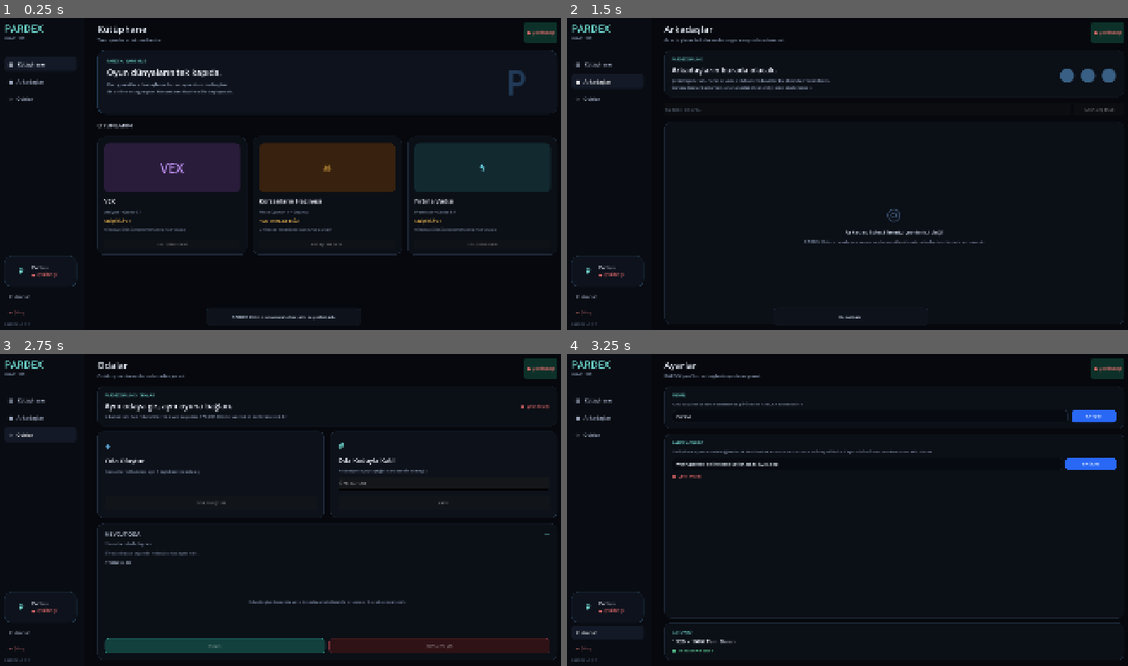
Above: before the commit, frames 1-4 (two rows, left to right).
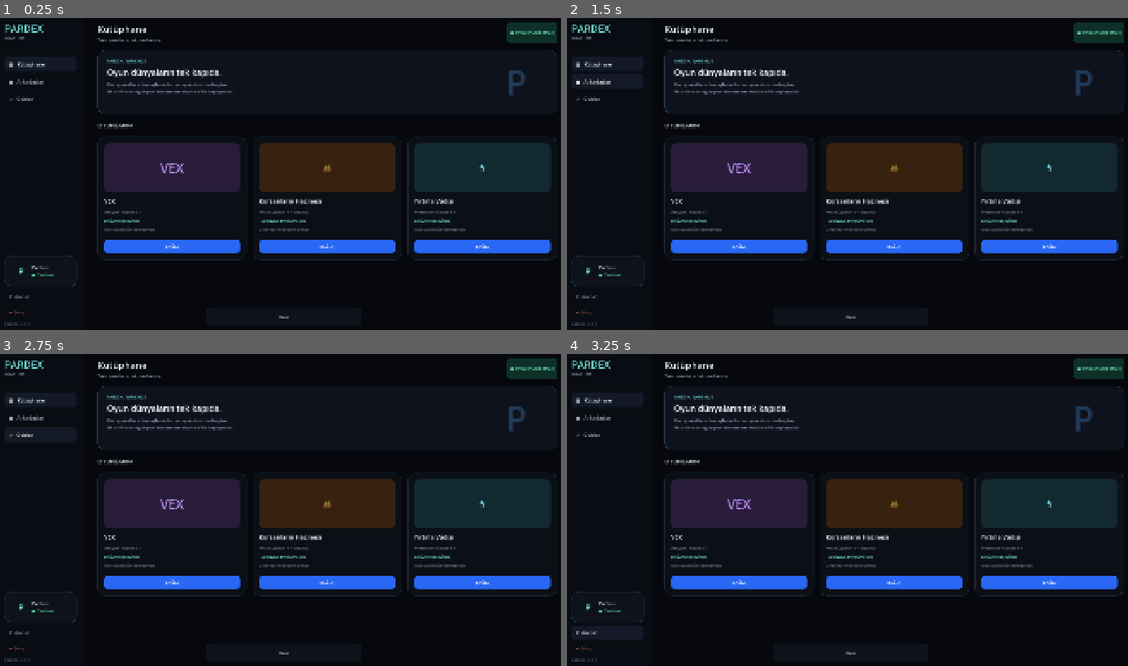
Above: after the commit, the same moments.

Repository: SerkanAydin06/Pardex
Game: Godot game, scene res://scenes/main.tscn
The game is run twice, just before and just after one commit, with the same random seed, the same clock (stepped at 60 frames per second) and the same inputs.
Inputs:
- Up to frame 1 (0.25 s): no input
- Up to frame 2 (1.5 s): click "▦ Kütüphane" at 0.5 s; click "● Arkadaşlar" at 1.25 s
- Up to frame 3 (2.75 s): click "◇ Odalar" at 2 s
- Up to frame 4 (3.25 s): click "⚙ Ayarlar" at 2.75 s

The runs differ from the first frame. In frame 1, 4.9% of the frame differs, in the area x 5-100%, y 1-98%; in frame 2, 19%; in frame 3, 19%; in frame 4, 20%, in the area x 1-100%, y 1-99%.
Error after the commit: Parse Error: Too many arguments for "_show_library()" call. Expected at most 0 but received 1. (res://scripts/main.gd:487)

Commit message:
Remove library navigation toast

Diff:
--- a/scripts/main.gd
+++ b/scripts/main.gd
@@ -39,7 +39,7 @@
     _prepare_game_cards()
     _wire_actions()
     _wire_online_signals()
-    _show_library(false)
+    _show_library()
     _render_empty_room()
     _update_connection_ui(PardexOnline.connection_state)
     toast_panel.hide()
@@ -63,7 +63,7 @@
     _settings_content.hide()
 
 func _wire_actions() -> void:
-    %LibraryButton.pressed.connect(func(): _show_library(true))
+    %LibraryButton.pressed.connect(_show_library)
     %FriendsButton.pressed.connect(_show_friends)
     %RoomsButton.pressed.connect(_show_rooms)
     %SettingsButton.pressed.connect(_show_settings)
@@ -131,15 +131,13 @@
     action_button.text = "GELİŞTİRİLİYOR"
     action_button.disabled = true
 
-func _show_library(show_message := true) -> void:
+func _show_library() -> void:
     _show_content(
         library_content,
         "Kütüphane",
         "Tüm oyunların tek merkezde.",
         %LibraryButton
     )
-    if show_message:
-        _show_toast("Kütüphane")
 
 func _show_friends() -> void:
     _show_content(
